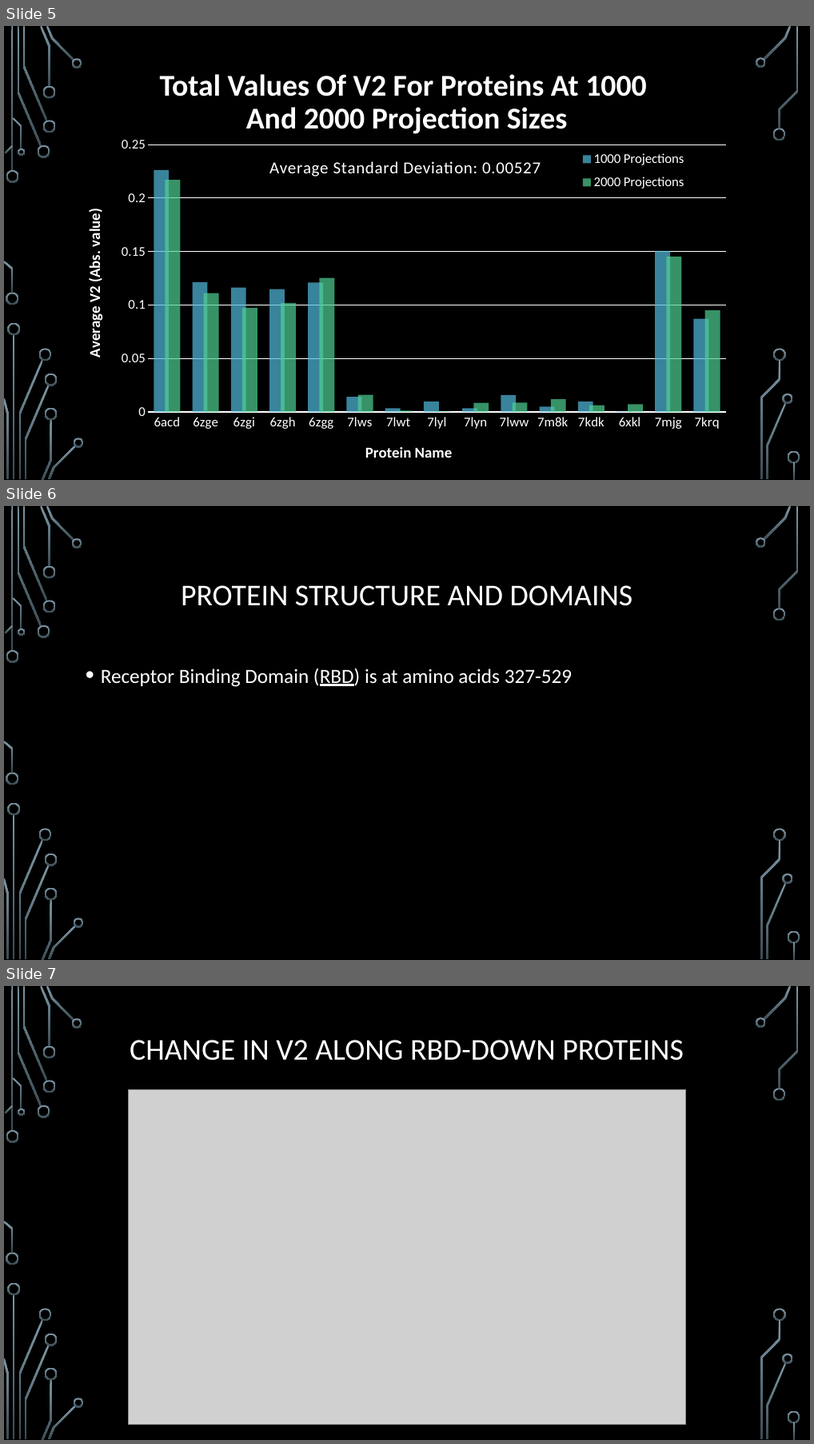
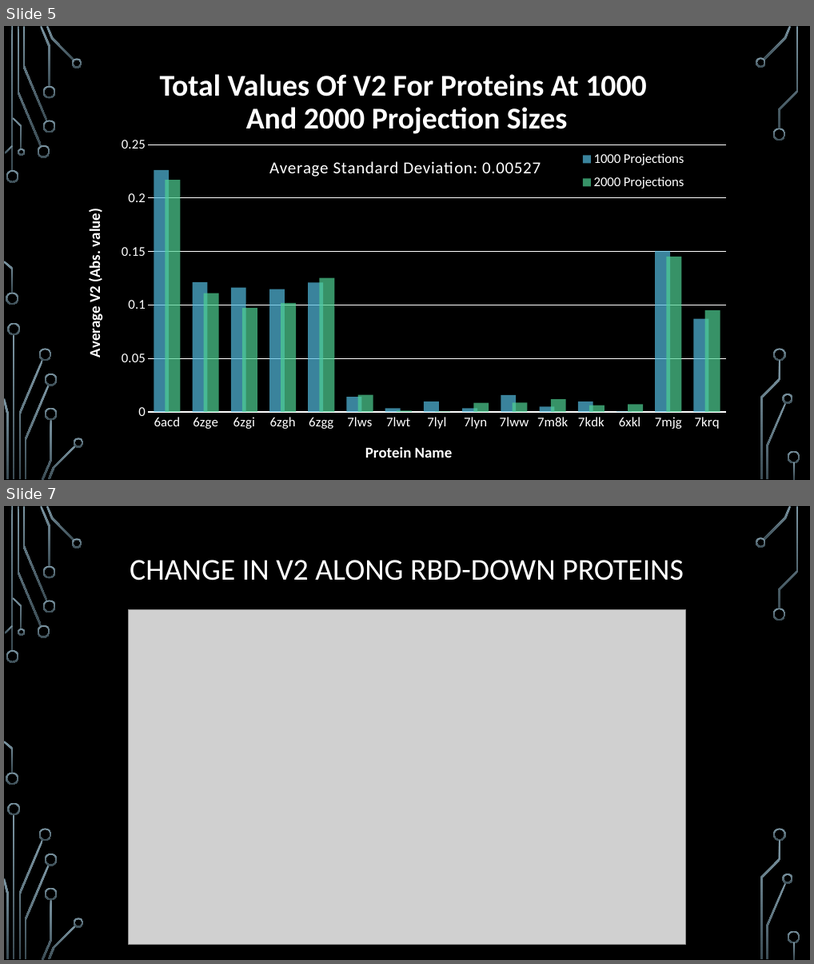
Before and after one commit to MiddlebrookJF/iCompBio-Summer2021, a slide deck: Vas-Data/FinalPresentation.pptx. Shown one above the other, each under a label of ours: slides 5, 6 and 7 before the commit, slides 5 and 7 after it; the slides between them are not shown. The pictures are 814x1444 and 814x964 pixels, drawn with LibreOffice and Linux fonts; fonts in the diff are those of the drawing; grey boxes stand for pictures; background and template pictures are left out. Boxes give left, top, right and bottom in pixels: in the first picture for what was removed or moved away, otherwise in the second. Text is boxed around its words. In the diff, an @@ line names an element or a change of style, - is before the commit and + after.

```diff
--- a/Vas-Data/FinalPresentation.pptx
+++ b/Vas-Data/FinalPresentation.pptx
@@ slide 6 removed at <box>4,506,810,960</box>, background picture (left out); not listed: 36 template elements that a slide beside it also shows @@
@@ title removed at <box>181,585,634,606</box> @@
-PROTEIN STRUCTURE AND DOMAINS
@@ text removed at <box>101,668,572,687</box> @@
-• Receptor Binding Domain (RBD) is at amino acids 327-529
```
Also in this commit, not shown: 1 slide changed, 1 slide added, 18 other files.
